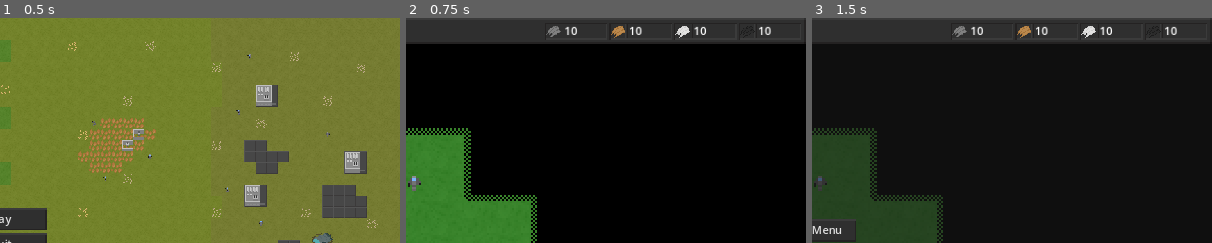
Above: before the commit, frames 1-3 (left to right).
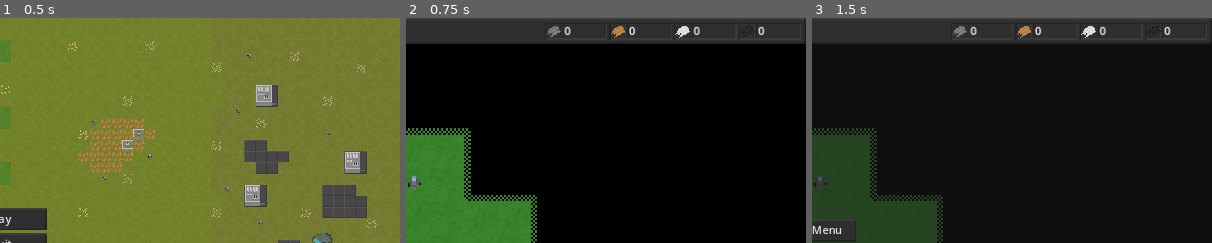
Above: after the commit, the same moments.

Repository: wssuomi/pirate-jam-14
Game: Godot game, scene res://scenes/main_menu.tscn
The game is run twice, just before and just after one commit, with the same random seed, the same clock (stepped at 60 frames per second) and the same inputs.
Inputs (mouse positions are % of the whole screen's width and height, from its top left):
- Up to frame 1 (0.5 s): no input
- Up to frame 2 (0.75 s): click "Play" at 0.5 s
- Up to frame 3 (1.5 s): click (2, 3) at 1.25 s
The pictures show only the part of the screen within x 50-100%, y 0-50%; the shares and areas given below are measured in that part.

Frame 1 is identical in both runs. In frame 2, 0.4% of the frame differs, in the area x 39-92%, y 4-8%; in frame 3, 0.4%.

Commit message:
adjusted costs, cooldowns, and other values

Diff:
--- a/scenes/bug.tscn
+++ b/scenes/bug.tscn
@@ -338,7 +338,6 @@
 autostart = true
 
 [node name="AttackTimer" type="Timer" parent="."]
-wait_time = 0.5
 autostart = true
 
 [node name="SearchTimer" type="Timer" parent="."]
--- a/scenes/factory.tscn
+++ b/scenes/factory.tscn
@@ -7,6 +7,7 @@
 [ext_resource type="Texture2D" uid="uid://bb4qt77gf68jt" path="res://assets/bush_icon_0.png" id="6_6l4t8"]
 [ext_resource type="Texture2D" uid="uid://k75m7nff1uar" path="res://assets/iron_icon.png" id="7_s6urc"]
 [ext_resource type="Texture2D" uid="uid://blbghw1potmm" path="res://assets/unit_spritesheet.png" id="8_7pouj"]
+[ext_resource type="Texture2D" uid="uid://bw6yl05yv6j1w" path="res://assets/copper_icon_0.png" id="8_87tg4"]
 [ext_resource type="Texture2D" uid="uid://cb0tiodlnptmt" path="res://assets/tank_sprite.png" id="9_nhp02"]
 
 [sub_resource type="StyleBoxTexture" id="StyleBoxTexture_tndy0"]
@@ -31,7 +32,6 @@
 script = ExtResource("1_hivjp")
 
 [node name="SideBar" type="Control" parent="."]
-visible = false
 layout_mode = 3
 anchors_preset = 0
 offset_left = 959.0
@@ -145,6 +145,22 @@
 mouse_filter = 1
 text = "iron"
 
+[node name="Coal" type="HBoxContainer" parent="SideBar/Selected/VBoxContainer/HBoxContainer/VBoxContainer"]
+layout_mode = 2
+
+[node name="CoalIcon" type="TextureRect" parent="SideBar/Selected/VBoxContainer/HBoxContainer/VBoxContainer/Coal"]
+texture_filter = 1
+custom_minimum_size = Vector2(18, 18)
+layout_mode = 2
+size_flags_horizontal = 4
+size_flags_vertical = 4
+texture = ExtResource("8_87tg4")
+
+[node name="CoalLabel" type="Label" parent="SideBar/Selected/VBoxContainer/HBoxContainer/VBoxContainer/Coal"]
+layout_mode = 2
+mouse_filter = 1
+text = "iron"
+
 [node name="BuildTimer" type="Timer" parent="SideBar/Selected/VBoxContainer"]
 one_shot = true
 
@@ -156,7 +172,7 @@
 [node name="BuildOptions" type="MarginContainer" parent="SideBar"]
 layout_mode = 0
 offset_left = 6.0
-offset_top = 160.0
+offset_top = 191.0
 offset_right = 184.0
 offset_bottom = 596.0
 
--- a/scripts/Game.gd
+++ b/scripts/Game.gd
@@ -38,10 +38,10 @@
 var decoration_layer: int = 1
 var resource_layer: int = 2
 var building_layer: int = 3
-var copper = 10
-var coal = 10
-var stone = 10
-var iron = 10
+var copper = 0
+var coal = 0
+var stone = 0
+var iron = 0
 var mode = 0
 var mouse_on_ui: bool = false
 var selected_unit = null
--- a/scripts/drill.gd
+++ b/scripts/drill.gd
@@ -8,7 +8,7 @@
 const RESOURCE_GENERATION = 10/60. * 5
 
 var resource_type
-var health: int = 10
+var health: int = 15
 
 func show_menu():
 	side_bar.show()
--- a/scripts/factory.gd
+++ b/scripts/factory.gd
@@ -8,6 +8,7 @@
 @onready var copper_label = $SideBar/Selected/VBoxContainer/HBoxContainer/VBoxContainer/Copper/CopperLabel
 @onready var stone_label = $SideBar/Selected/VBoxContainer/HBoxContainer/VBoxContainer/Stone/StoneLabel
 @onready var iron_label = $SideBar/Selected/VBoxContainer/HBoxContainer/VBoxContainer/Iron/IronLabel
+@onready var coal_label = $SideBar/Selected/VBoxContainer/HBoxContainer/VBoxContainer/Coal/CoalLabel
 @onready var build_timer = $SideBar/Selected/VBoxContainer/BuildTimer
 @onready var build_button = $SideBar/Selected/VBoxContainer/Button
 @onready var units = {
@@ -15,11 +16,12 @@
 	#main.Units.Tank:TANK,
 }
 @onready var selected_picture = $SideBar/Selected/VBoxContainer/HBoxContainer/Picture
+#stone, iron, copper, coal
 @onready var build_costs: Dictionary = {
-	main.Units.Infantry:[1,1,0],
+	main.Units.Infantry:[0,5,5,3],
 }
 @onready var build_times: Dictionary = {
-	main.Units.Infantry:2,
+	main.Units.Infantry:5,
 }
 @onready var buildings: Dictionary = $"..".buildings
 # per tile
@@ -31,7 +33,7 @@
 var build_state = BuildState.None
 var tiles_texture = preload("res://assets/map_tiles.png")
 var selected_atlas: AtlasTexture = AtlasTexture.new()
-var health: int = 10
+var health: int = 20
 
 func show_menu():
 	side_bar.show()
@@ -93,6 +95,7 @@
 				main.copper -= cost[2]
 				main.iron -= cost[1]
 				main.stone -= cost[0]
+				main.coal -= cost[3]
 				main.update_labels()
 				build_state = BuildState.Building
 				build_timer.wait_time = build_times[selected_unit]
@@ -108,7 +111,7 @@
 			main.change_mode_to(main.Modes.BuildingSelected)
 
 func check_resources(cost: Array):
-	if main.copper >= cost[2] and main.iron >= cost[1] and main.stone >= cost[0]:
+	if main.copper >= cost[2] and main.iron >= cost[1] and main.stone >= cost[0] and main.coal >= cost[3]:
 		return true
 	return false
 
@@ -118,6 +121,7 @@
 	copper_label.text = str(floor(costs[2]))
 	iron_label.text = str(floor(costs[1]))
 	stone_label.text = str(floor(costs[0]))
+	coal_label.text = str(floor(costs[3]))
 
 func _ready():
 	change_selected_to(main.Units.Infantry)
--- a/scripts/infantry.gd
+++ b/scripts/infantry.gd
@@ -16,7 +16,7 @@
 var look_dir: Directions = Directions.Down
 var attack_target: Vector2i = Vector2i(-1,-1)
 var health: int = 10
-var attack_damage = 1
+var attack_damage = 3
 var search_range = 2
 
 enum States {Guard, Walk, Attack}
--- a/scripts/nest.gd
+++ b/scripts/nest.gd
@@ -8,7 +8,7 @@
 var rng = RandomNumberGenerator.new()
 var spawn_range = 2
 var state = States.Normal
-var health: int = 3
+var health: int = 15
 
 enum SpawnCooldowns {Normal, LowPollution, MediumPollution, HighPollution, Alert}
 enum States {Normal, Alert}
--- a/scripts/ship.gd
+++ b/scripts/ship.gd
@@ -28,9 +28,9 @@
 @onready var build_costs: Dictionary = {
 	main.Buildings.Slab:[10,1,0,"1x1 grass"],
 	main.Buildings.LargeSlab:[40,4,0,"2x2 grass"],
-	main.Buildings.Factory:[10,20,20,"2x2 slab"],
+	main.Buildings.Factory:[10,25,20,"2x2 slab"],
 	main.Buildings.Drill:[0,10,0,"1x1 ore"],
-	main.Buildings.Ship:[10,10,10,"End Demo"],
+	main.Buildings.Ship:[40,400,200,"End Demo"],
 }
 @onready var build_times: Dictionary = {
 	main.Buildings.Slab:1,
Not shown: 1 places in scenes/factory.tscn that only renumber resources
